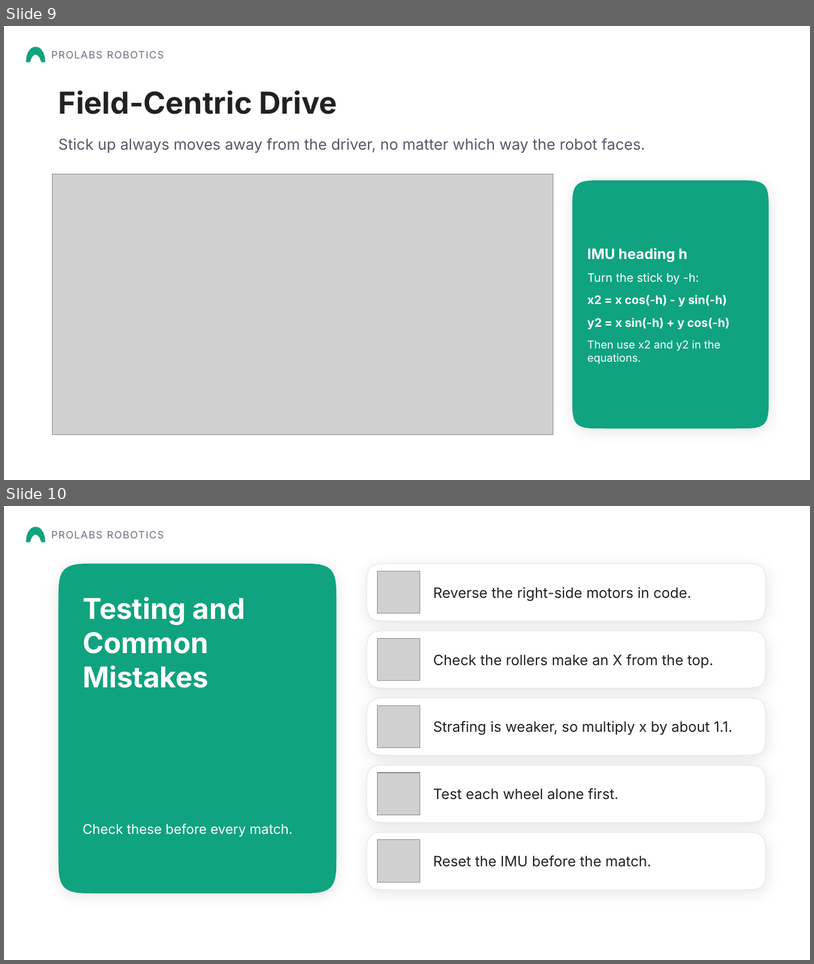
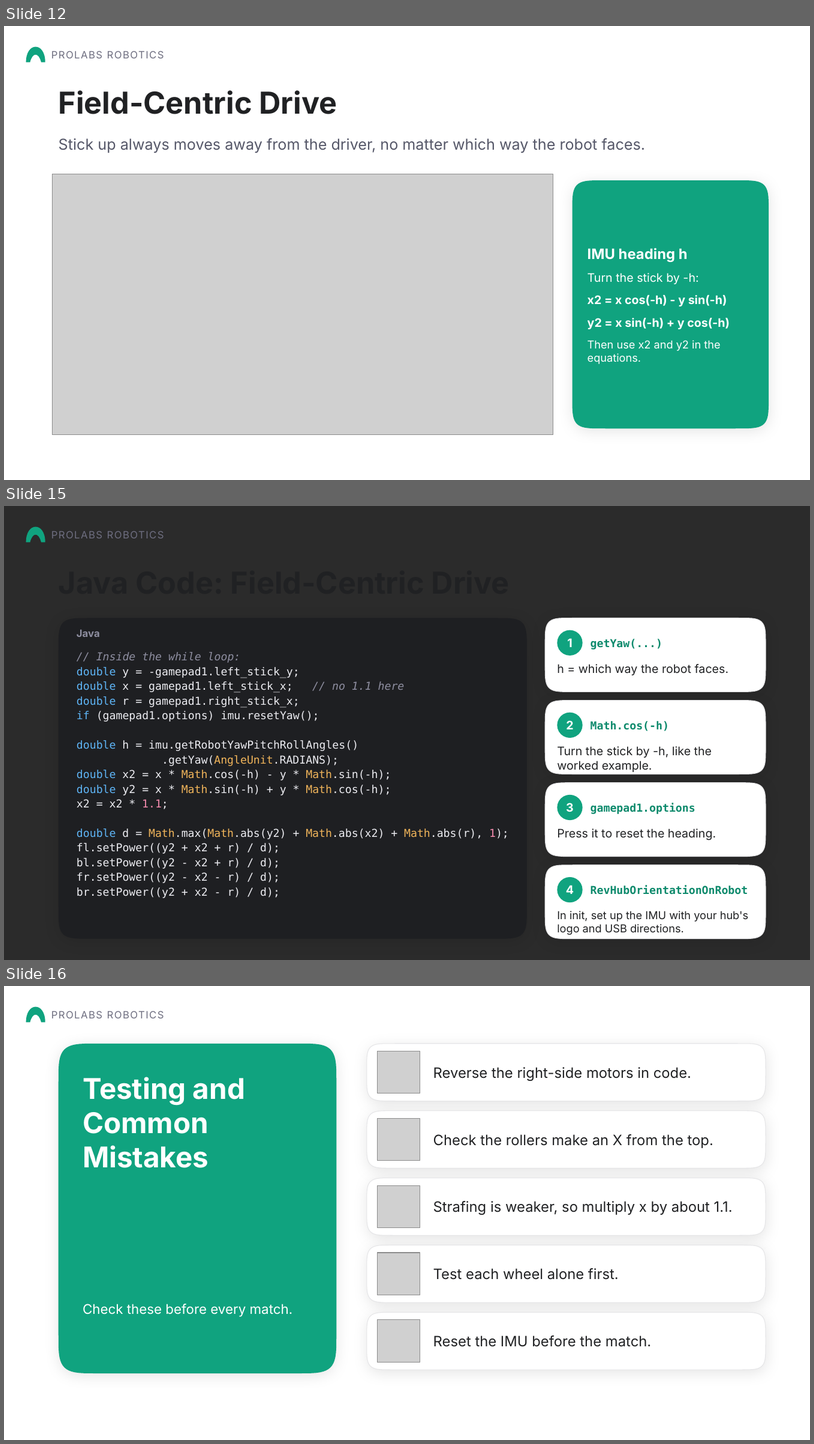
Before and after one commit to Aarav-111/FTC-Bangalore-Resources, a slide deck: FTC Chassis options/Mecanum Wheels Presentation.pptx. Shown one above the other, each under a label of ours: slides 9 and 10 before the commit, slides 12, 15 and 16 after it; the slides between them are not shown. The pictures are 814x964 and 814x1444 pixels, drawn with LibreOffice and Linux fonts; fonts in the diff are those of the drawing; grey boxes stand for pictures; background and template pictures are left out; a plain dark background stands for a picture behind light text. Boxes give left, top, right and bottom in pixels: in the first picture for what was removed or moved away, otherwise in the second. Text is boxed around its words. In the diff, an @@ line names an element or a change of style, - is before the commit and + after.

Commit message:
Chassis options: replace Mecanum Wheels Presentation with 17-slide v2 and new Google Slides link

```diff
--- a/FTC Chassis options/Mecanum Wheels Presentation.pptx
+++ b/FTC Chassis options/Mecanum Wheels Presentation.pptx
@@ slide 15 added at (x1=4, y1=506, x2=810, y2=960), background picture (left out) @@
@@ freeform shape added at (x1=26, y1=528, x2=45, y2=542), fill #10A37F @@
@@ text added at (x1=51, y1=531, x2=164, y2=538), 12 pt, text #6E6E80 @@
+PROLABS ROBOTICS
@@ text added at (x1=59, y1=564, x2=754, y2=612), 36 pt, text #202123, bold @@
+Java Code: Field-Centric Drive
@@ freeform shape added at (x1=59, y1=618, x2=527, y2=939), fill #1E1F22 @@
@@ text added at (x1=77, y1=630, x2=100, y2=637), 12 pt, text #8E8EA0, bold @@
+Java
@@ freeform shape added at (x1=545, y1=618, x2=766, y2=692), fill #FFFFFF, outline #E5E5E7 0.75 pt @@
@@ ellipse added at (x1=558, y1=630, x2=583, y2=655), fill #10A37F @@
@@ text added at (x1=567, y1=638, x2=572, y2=647), 14 pt, text #FFFFFF, bold @@
+1
@@ text added at (x1=591, y1=639, x2=663, y2=649), 13 pt, text #0D8A6C, bold @@
+getYaw(...)
@@ text added at (x1=77, y1=652, x2=509, y2=898), 13 pt, text #ECECF1 @@
+// Inside the while loop:
+double y = -gamepad1.left_stick_y;
+double x = gamepad1.left_stick_x; // no 1.1 here
+double r = gamepad1.right_stick_x;
+if (gamepad1.options) imu.resetYaw();
+double h = imu.getRobotYawPitchRollAngles()
+.getYaw(AngleUnit.RADIANS);
+double x2 = x * Math.cos(-h) - y * Math.sin(-h);
+double y2 = x * Math.sin(-h) + y * Math.cos(-h);
+x2 = x2 * 1.1;
+double d = Math.max(Math.abs(y2) + Math.abs(x2) + Math.abs(r), 1);
+fl.setPower((y2 + x2 + r) / d);
+bl.setPower((y2 - x2 + r) / d);
+fr.setPower((y2 - x2 - r) / d);
+br.setPower((y2 + x2 - r) / d);
@@ text added at (x1=557, y1=664, x2=729, y2=675), 14 pt, text #202123 @@
+h = which way the robot faces.
@@ freeform shape added at (x1=545, y1=700, x2=766, y2=774), fill #FFFFFF, outline #E5E5E7 0.75 pt @@
@@ ellipse added at (x1=558, y1=712, x2=583, y2=738), fill #10A37F @@
@@ text added at (x1=566, y1=720, x2=573, y2=729), 14 pt, text #FFFFFF, bold @@
+2
@@ text added at (x1=591, y1=721, x2=669, y2=731), 13 pt, text #0D8A6C, bold @@
+Math.cos(-h)
@@ text added at (x1=557, y1=746, x2=712, y2=772), 14 pt, text #202123 @@
+Turn the stick by -h, like the worked example.
@@ freeform shape added at (x1=545, y1=783, x2=766, y2=856), fill #FFFFFF, outline #E5E5E7 0.75 pt @@
@@ ellipse added at (x1=558, y1=795, x2=583, y2=820), fill #10A37F @@
@@ text added at (x1=566, y1=802, x2=574, y2=811), 14 pt, text #FFFFFF, bold @@
+3
@@ text added at (x1=591, y1=802, x2=696, y2=814), 13 pt, text #0D8A6C, bold @@
+gamepad1.options
@@ text added at (x1=557, y1=828, x2=716, y2=840), 14 pt, text #202123 @@
+Press it to reset the heading.
@@ freeform shape added at (x1=545, y1=865, x2=766, y2=939), fill #FFFFFF, outline #E5E5E7 0.75 pt @@
@@ ellipse added at (x1=558, y1=877, x2=583, y2=902), fill #10A37F @@
@@ text added at (x1=566, y1=885, x2=574, y2=894), 14 pt, text #FFFFFF, bold @@
+4
@@ text added at (x1=591, y1=885, x2=749, y2=894), 13 pt, text #0D8A6C, bold @@
+RevHubOrientationOnRobot
@@ text added at (x1=557, y1=910, x2=749, y2=934), 13 pt, text #202123 @@
+In init, set up the IMU with your hub's logo and USB directions.
@@ what was slide 9 is now slide 12 @@
@@ what was slide 10 is now slide 16 @@
```
Also in this commit, not shown: 2 slides changed, 5 other slides added, 3 other files.
